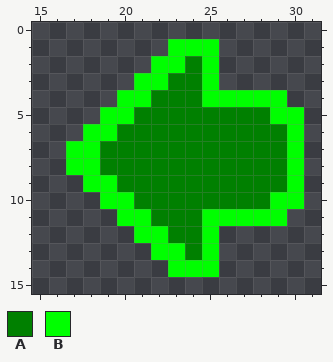
Two versions of one pixel-art sprite, tiles/terrain/arrows/left_2.png. That is the earlier state.
The file is 48x16 pixels. Shown: x 15..31, y 0..15.
Palette (. is transparent): A #008000  B #00ff00
Pixels before, first column x 17:
 1 ......BBB.....
 2 .....BBAB.....
 3 ....BBAAB.....
 4 ...BBAAABBBBB.
 5 ..BBAAAAAAAABB
 6 .BBAAAAAAAAAAB
 7 BBAAAAAAAAAAAB
 8 BBAAAAAAAAAAAB
 9 .BBAAAAAAAAAAB
10 ..BBAAAAAAAABB
11 ...BBAAABBBBB.
12 ....BBAAB.....
13 .....BBAB.....
14 ......BBB.....
The same view after the edit:
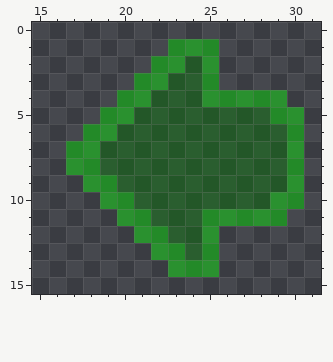
From old to new:
{"colour":"A","old":"#008000","new":"#00800066"}
{"colour":"B","old":"#00ff00","new":"#00ff0066"}
